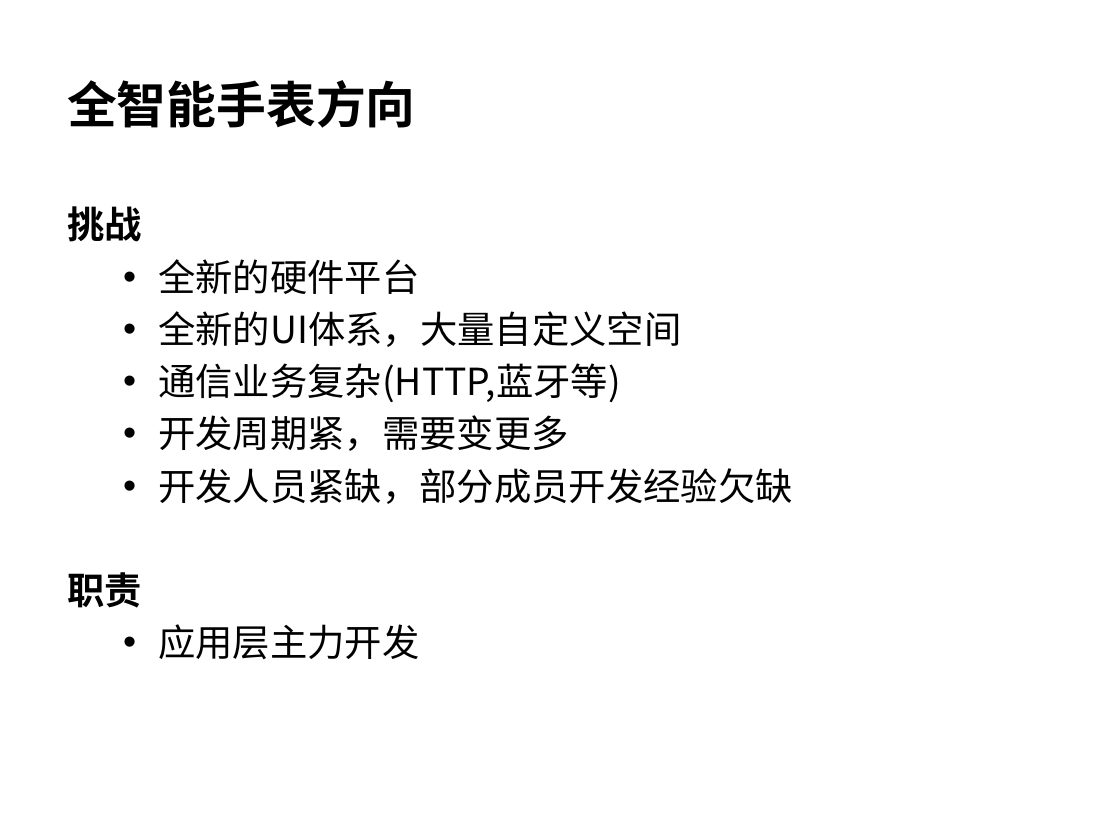
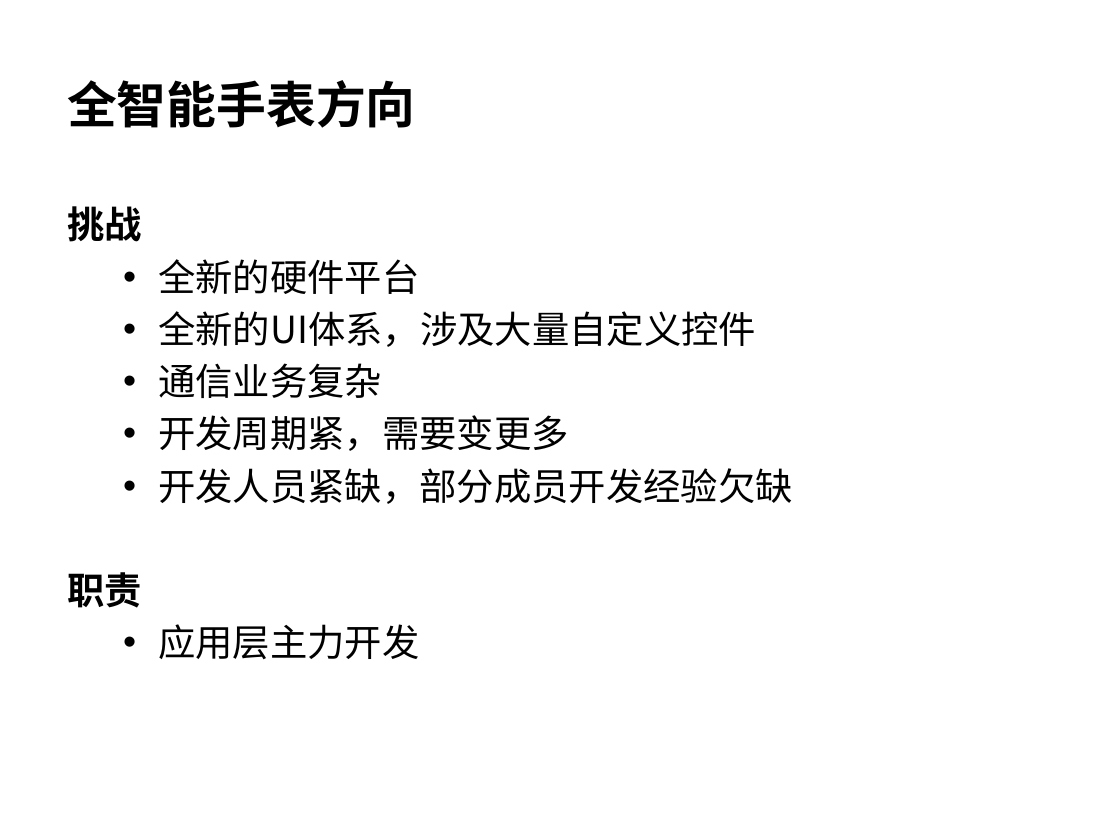
Before and after one commit to wangzhengyi/WangZhengyi, a slide deck: slide 9 of promote/2016-promote-p6.pptx (slide 4 before the commit). Drawn at 1120x840 pixels with LibreOffice and Linux fonts; fonts in the diff are those of the drawing. Boxes give left, top, right and bottom in pixels: in the first picture for what was removed or moved away, otherwise in the second. Text is boxed around its words. In the diff, an @@ line names an element or a change of style, - is before the commit and + after.

```diff
--- a/promote/2016-promote-p6.pptx
+++ b/promote/2016-promote-p6.pptx
@@ text at bbox=[158, 311, 756, 398]: text changed @@
-  • 全新的UI体系，大量自定义空间
-  • 通信业务复杂(HTTP,蓝牙等)
+  • 全新的UI体系，涉及大量自定义控件
+  • 通信业务复杂
```
Also in this commit, not shown: 9 other slides changed.
